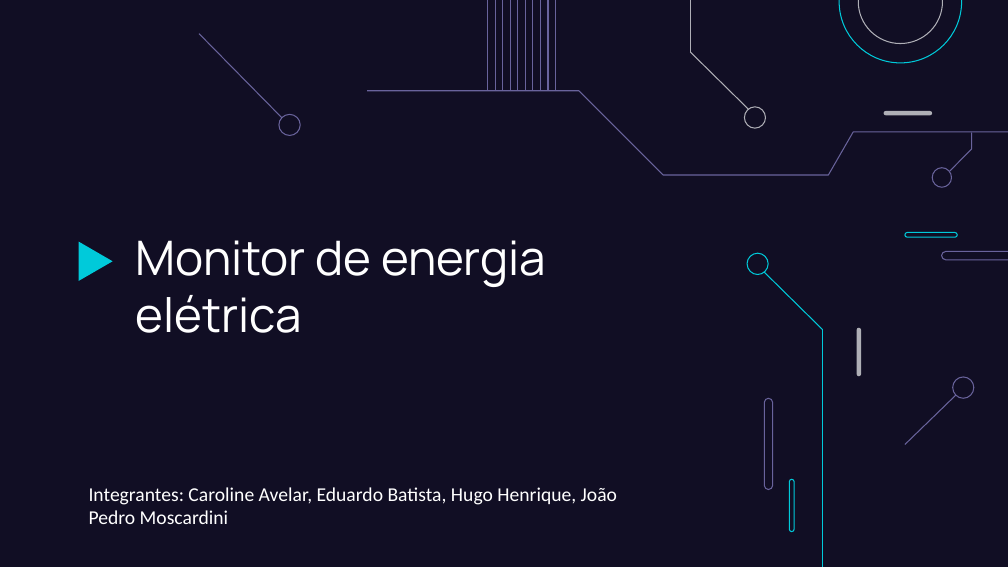
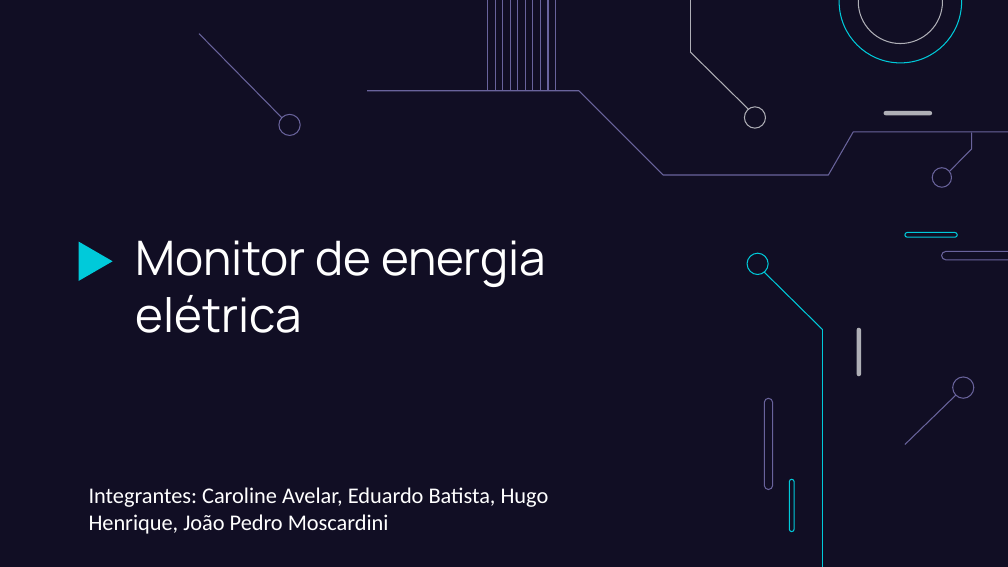
Before and after one commit to FatecFranca/DSM-G07-PI4-2025-2, a slide deck: slide 1 of monitor de energia eletrica.pptx. Drawn at 1008x567 pixels with LibreOffice and Linux fonts; fonts in the diff are those of the drawing. Boxes give left, top, right and bottom in pixels: in the first picture for what was removed or moved away, otherwise in the second. Text is boxed around its words. In the diff, an @@ line names an element or a change of style, - is before the commit and + after.

Commit message:
Relatório
Atualizando relatório do projeto de monitoramento de energia

```diff
--- a/monitor de energia eletrica.pptx
+++ b/monitor de energia eletrica.pptx
@@ text "Integrantes: Caroline Avelar, Eduardo Batista, ..." at (x1=89, y1=487, x2=549, y2=534): size 14 to 16 pt @@
```
Also in this commit, not shown: 2 other slides changed, 4 slides added.
